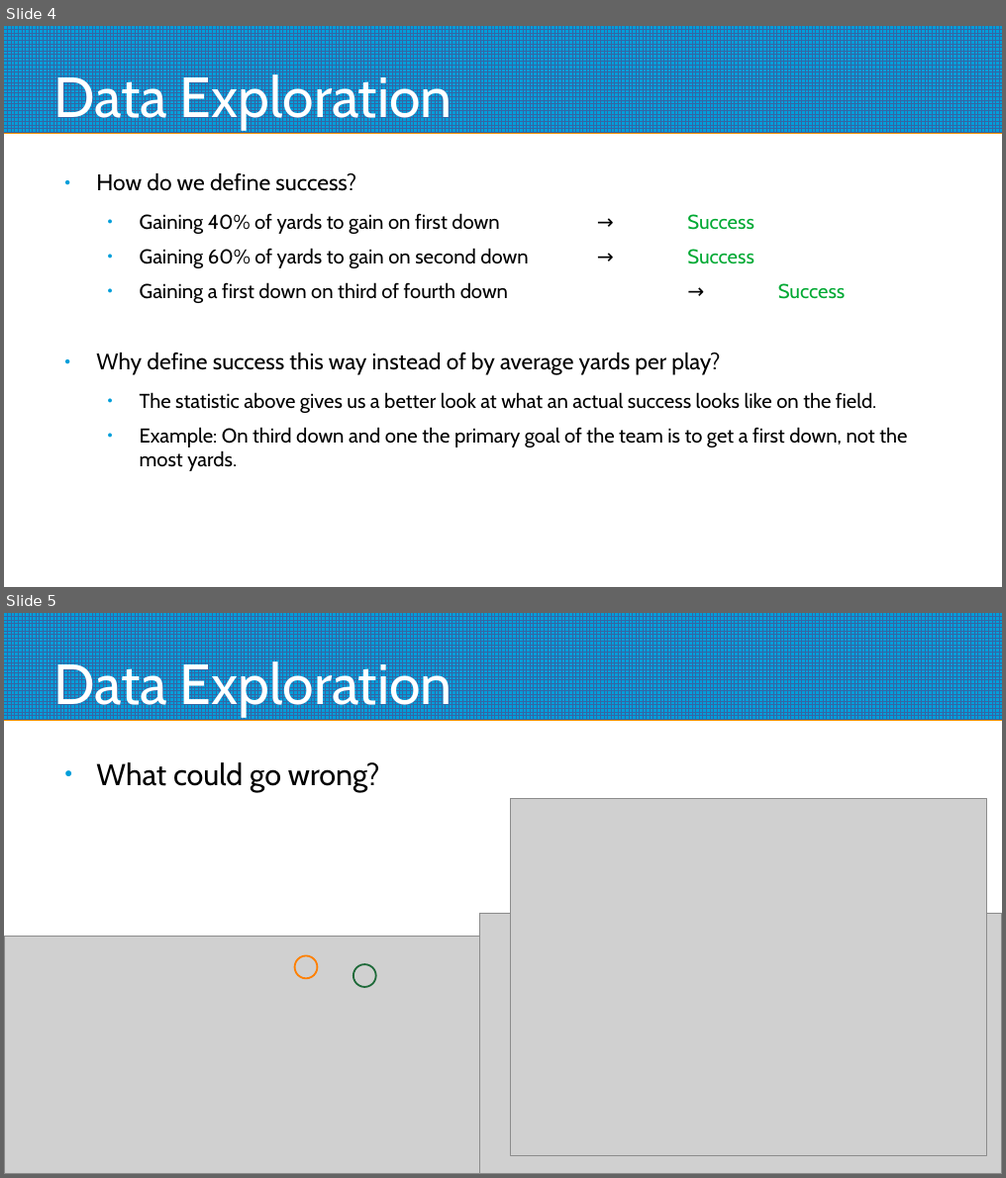
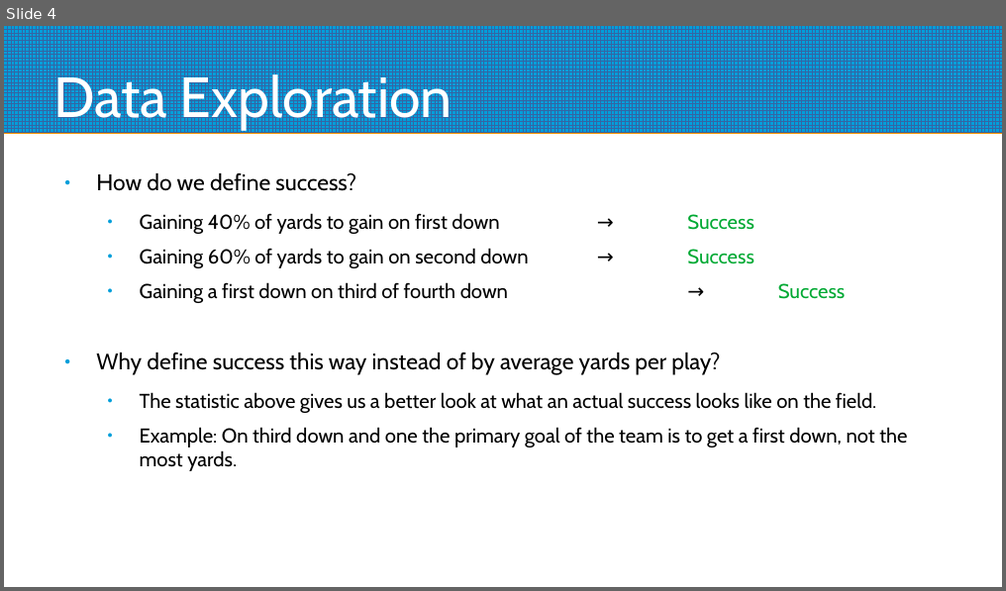
Before and after one commit to Kellenpoto/Capstone-1-Repository, a slide deck: presentation.odp. Shown one above the other, each under a label of ours: slides 4 and 5 before the commit, slide 4 after it. The pictures are 1006x1178 and 1006x591 pixels, drawn with LibreOffice and Linux fonts; fonts in the diff are those of the drawing; grey boxes stand for pictures. Boxes give left, top, right and bottom in pixels: in the first picture for what was removed or moved away, otherwise in the second. Text is boxed around its words. In the diff, an @@ line names an element or a change of style, - is before the commit and + after.

```diff
--- a/presentation.odp
+++ b/presentation.odp
@@ slide 5 removed at [4,613,1002,1174], background #FFFFFF; not listed: 1 template element that a slide beside it also shows @@
@@ title removed at [54,656,452,716] @@
-Data Exploration
@@ text removed at [96,762,380,792] @@
-● What could go wrong?
@@ picture removed at [510,799,987,1157] @@
@@ picture removed at [4,937,479,1174] @@
@@ picture removed at [479,913,1002,1174] @@
@@ ellipse removed at [295,957,317,979] @@
@@ ellipse removed at [353,964,376,987] @@
```
Also in this commit, not shown: 3 slides changed, 1 slide added, 1 other slide removed, 34 other files.
